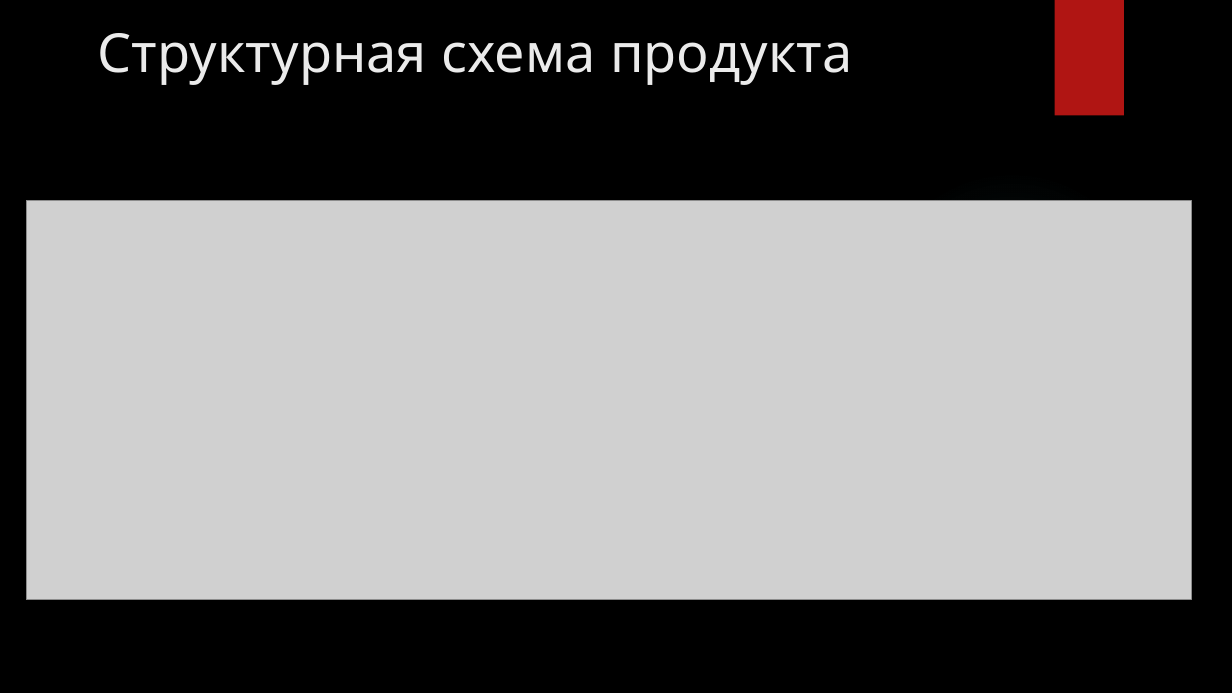
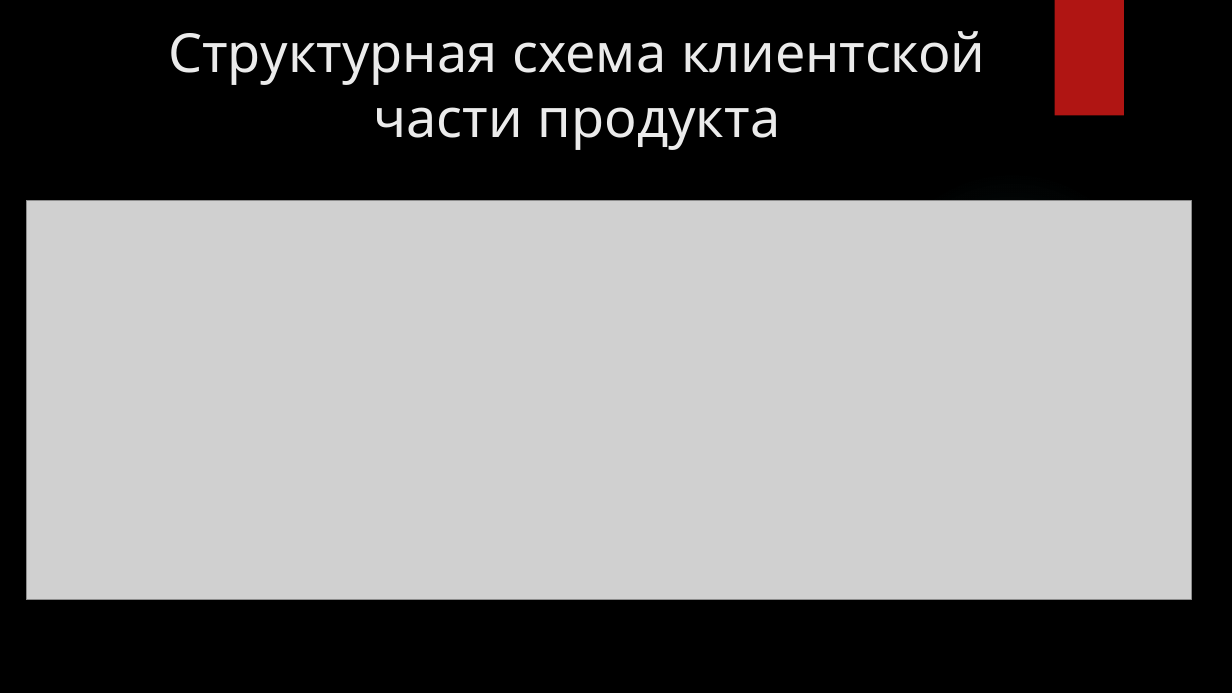
Before and after one commit to GENDOSMAL/Diplom, a slide deck: slide 5 of Documentation/Презентация к защите.pptx (slide 9 before the commit). Drawn at 1232x693 pixels with LibreOffice and Linux fonts; fonts in the diff are those of the drawing; grey boxes stand for pictures; background and template pictures are left out. Boxes give left, top, right and bottom in pixels: in the first picture for what was removed or moved away, otherwise in the second. Text is boxed around its words. In the diff, an @@ line names an element or a change of style, - is before the commit and + after.

```diff
--- a/Documentation/Презентация к защите.pptx
+++ b/Documentation/Презентация к защите.pptx
@@ title at (168,31,986,150): text changed @@
-Структурная схема продукта
+Структурная схема клиентской части продукта
```
Also in this commit, not shown: 8 other slides changed, 5 slides added, 2 slides removed, 19 other files.
